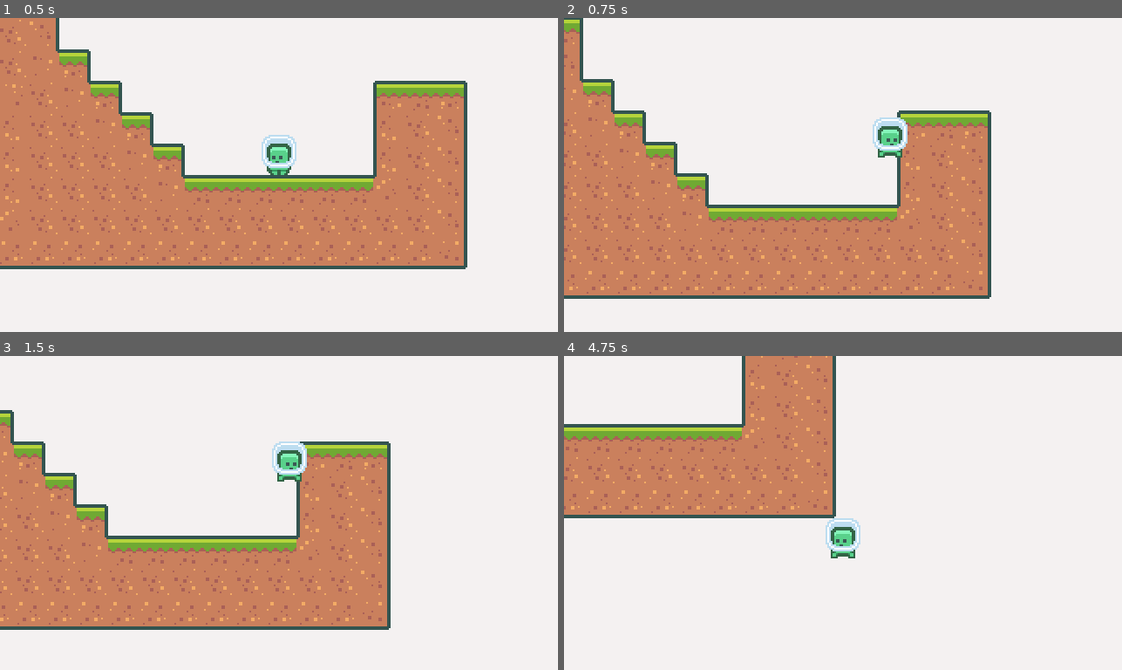
Above: before the commit, frames 1-4 (two rows, left to right).
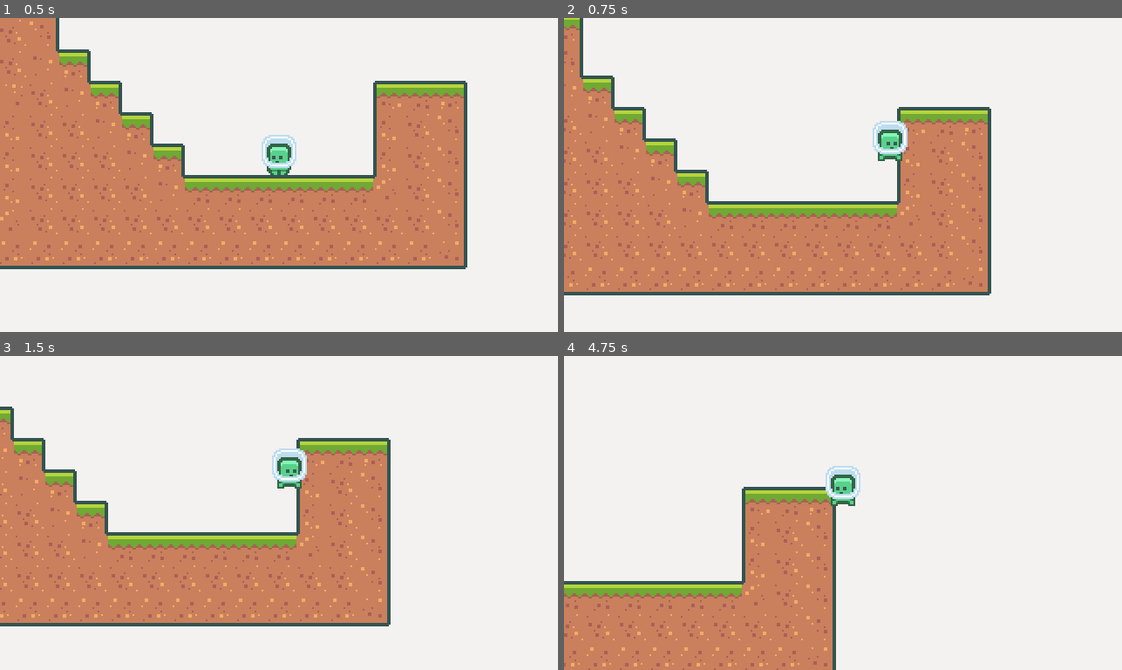
Above: after the commit, the same moments.

Repository: edivancamargo/2DPlatformerUdemy
Game: Godot game, scene res://src/scenes/Levels/Level_001.tscn
Same seed, same stepped clock (60 frames per second), same inputs: the game is played once before the commit and once after it.
Inputs:
- Up to frame 1 (0.5 s): no input
- Up to frame 2 (0.75 s): tap Enter at 0.5 s; hold Right (move_right) from 0.53 s (still down); hold Space (jump) from 0.53 s (still down); tap R (dash) at 0.6 s
- Up to frame 3 (1.5 s): keep holding Right (move_right); release Space (jump) at 1.28 s; tap Space (jump) at 1.35 s
- Up to frame 4 (4.75 s): tap Space (jump) at 1.52, 1.82, 3.02, 3.32, 4.52 s; tap R (dash) at 1.55, 2.1, 2.85, 4.35 s; release Right (move_right) at 2.03 s; hold Left (move_left) 2.03-2.78 s; hold Space (jump) 2.03-2.78 s; hold Right (move_right) 2.78-4.28 s; hold Space (jump) 3.53-4.28 s; hold Left (move_left) from 4.28 s (still down)

Frame 1 is identical in both runs. In frame 2, 9.9% of the frame differs, in the area x 0-77%, y 0-90%; in frame 3, 8.9%; in frame 4, 36%, in the area x 0-54%, y 0-100%.

Commit message:
Fix infinite dash and jump speed.

Diff:
--- a/src/scenes/Player/Player.gd
+++ b/src/scenes/Player/Player.gd
@@ -17,10 +17,11 @@
 var maxDashSpeed: int = 500
 var minDashSpeed: int = 200
 var horizontalAcceleration: int = 2000
-var jumpSpeed: int = 360
+var jumpSpeed: int = 320
 var jumpTerminationMultiplier: int = 4
 var movePlayerVector: Vector2 = Vector2.ZERO
 var hasDoubleJump: bool = false
+var hasDash: bool = false
 
 func _ready() -> void:
 	hurtboxArea.connect("area_entered", self, "on_hurtbox_area_entered")
@@ -79,9 +80,11 @@
 
 	if is_on_floor():
 		hasDoubleJump = true
+		hasDash = true
 
-	if Input.is_action_just_pressed("dash"):
+	if hasDash and Input.is_action_just_pressed("dash"):
 		call_deferred("change_state", State.DASHING)
+		hasDash = false
 
 	update_animation()
 
